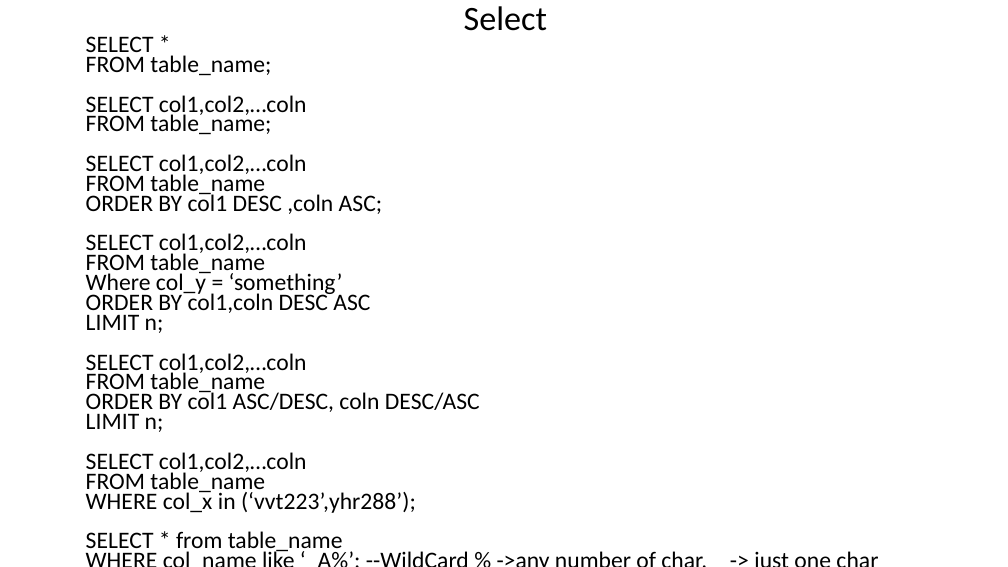
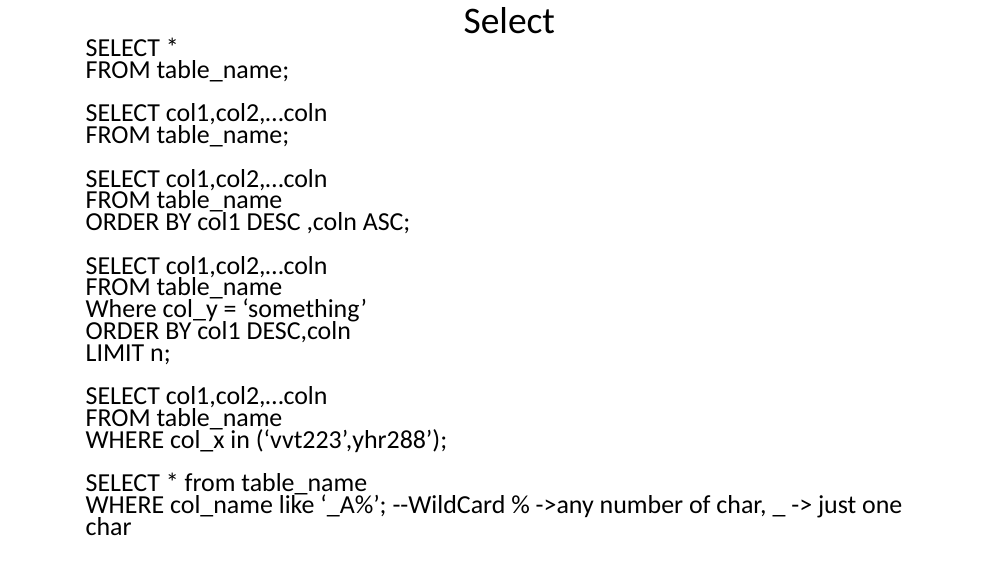
Before and after one commit to vvthakral/data-science-bootcamp, a slide deck: slide 16 of week-2-sql/sql.pptx. Drawn at 1008x567 pixels with LibreOffice and Linux fonts; fonts in the diff are those of the drawing. Boxes give left, top, right and bottom in pixels: in the first picture for what was removed or moved away, otherwise in the second. Text is boxed around its words. In the diff, an @@ line names an element or a change of style, - is before the commit and + after.

```diff
--- a/week-2-sql/sql.pptx
+++ b/week-2-sql/sql.pptx
@@ text at bbox=[86, 39, 902, 535]: size 32.5 to 35.7 pt in "Select"; size 22.5 to 24.6 pt @@
@@ text at bbox=[86, 318, 351, 346]: text changed; size 22.5 to 24.6 pt @@
-ORDER BY col1,coln DESC ASC
-LIMIT n;
-SELECT col1,col2,…coln
-FROM table_name
-ORDER BY col1 ASC/DESC, coln DESC/ASC
+ORDER BY col1 DESC,coln
```
Also in this commit, not shown: 3 other slides changed, 1 slide removed.
